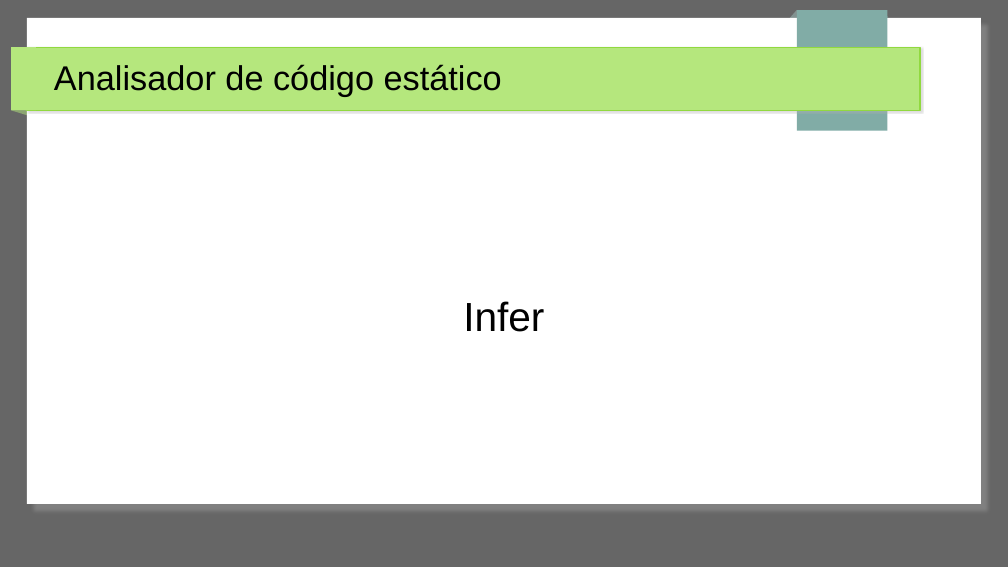
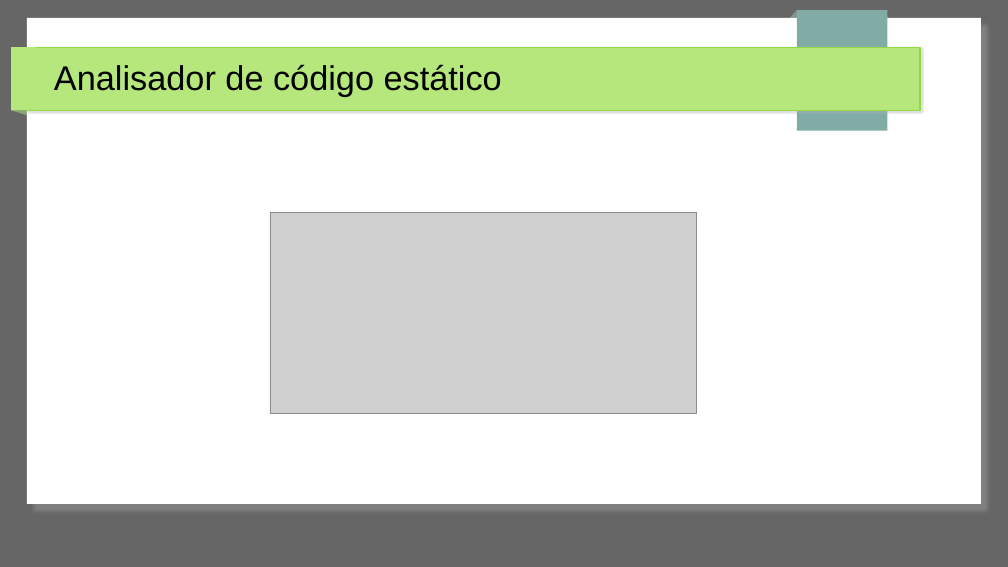
Before and after one commit to jpantonow/SB-T1-ANALISADORES, a slide deck: slide 1 of Slides.odp. Drawn at 1008x567 pixels with LibreOffice and Linux fonts; fonts in the diff are those of the drawing; grey boxes stand for pictures. Boxes give left, top, right and bottom in pixels: in the first picture for what was removed or moved away, otherwise in the second. Text is boxed around its words. In the diff, an @@ line names an element or a change of style, - is before the commit and + after.

Commit message:
mais slides infer

```diff
--- a/Slides.odp
+++ b/Slides.odp
@@ picture added at (270, 212, 697, 414) @@
@@ subtitle removed at (463, 301, 544, 332) @@
-Infer
```
Also in this commit, not shown: 1 other slide changed, 1 slide added.
